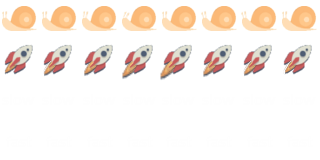
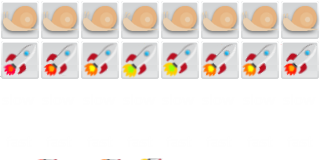
Layer changes from the first 320px x 160px image to the second:
renamed "Pasted Layer" to "Transformation copy #6", moved it above "Transformation copy #5", painted on it over [0, 44, 122, 160]
removed layer "Pasted Layer #9" over [242, 6, 277, 31]
removed layer "Pasted Layer #8" over [282, 6, 317, 31]
removed layer "Pasted Layer #7" over [82, 6, 117, 31]
removed layer "Pasted Layer #6" over [122, 6, 157, 31]
removed layer "Pasted Layer #5" over [162, 6, 197, 31]
added layer "Transformation copy #5" above "Transformation copy #4" over [43, 42, 163, 160]
added layer "Transformation copy #4" above "Transformation copy #3" over [84, 42, 119, 77]
added layer "Transformation copy #3" above "Transformation copy #2" over [121, 43, 158, 79]
added layer "Transformation copy #2" above "Transformation copy #1" over [138, 42, 198, 78]
renamed "Pasted Layer #15" to "Transformation copy #1", painted on it over [201, 10, 269, 78]
renamed "Pasted Layer #18" to "Transformation copy", moved it above "Transformation", painted on it over [217, 44, 282, 77]
renamed "Pasted Layer #17" to "Transformation", moved it above "Pasted Layer #14", painted on it over [283, 42, 318, 77]
painted on "Pasted Layer #14" over [3, 6, 318, 31]
"Pasted Layer #1": opacity 100% → 48%, painted on it over [0, 3, 320, 38]
removed layer "Pasted Layer copy #6" over [84, 44, 113, 75]
removed layer "Pasted Layer copy #5" over [124, 44, 153, 75]
removed layer "Pasted Layer copy #4" over [163, 44, 192, 75]
removed layer "Pasted Layer copy #3" over [203, 44, 232, 75]
removed layer "Pasted Layer copy #2" over [243, 44, 272, 75]
removed layer "Pasted Layer copy #1" over [283, 44, 312, 75]
removed layer "Pasted Layer copy" over [43, 44, 72, 75]
renamed "Pasted Layer #19" to "Pasted Layer #24", painted on it over [1, 41, 319, 79]
renamed "Pasted Layer #10" to "Pasted Layer #23", moved it below "Pasted Layer #24", painted on it over [1, 1, 319, 39]
…and 10 more changes (10 removed)
